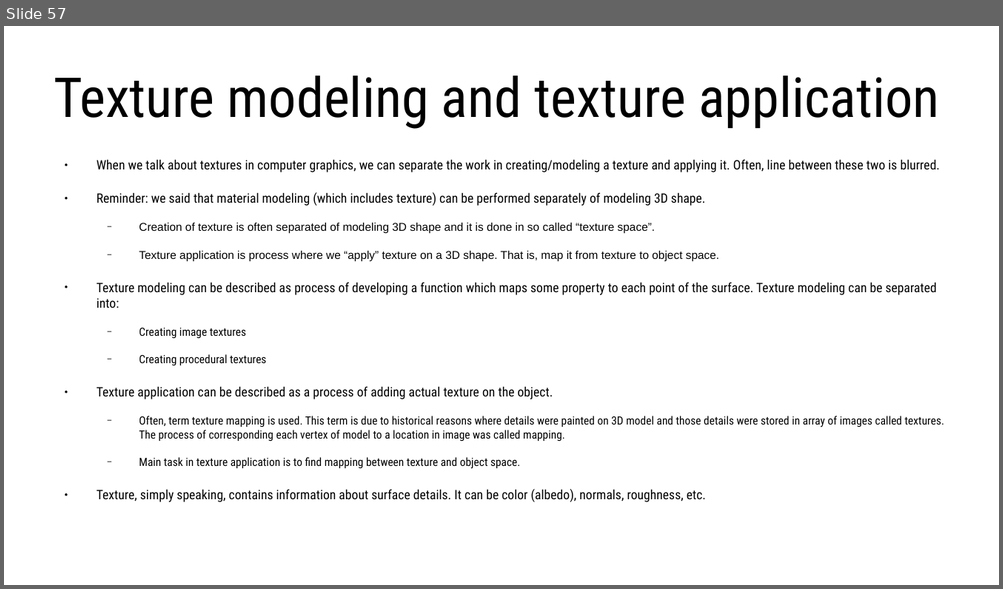
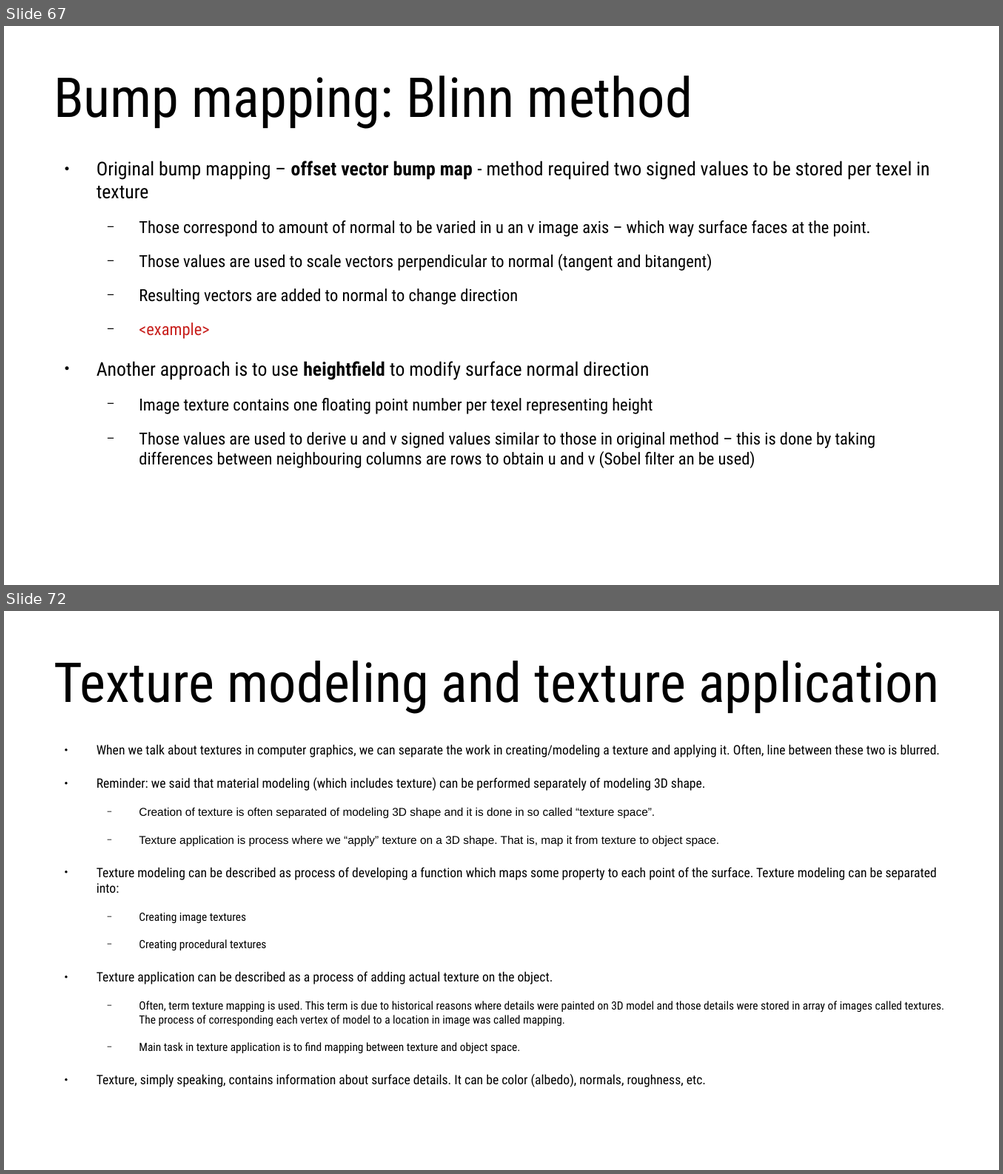
Before and after one commit to lorentzo/IntroductionToComputerGraphics, a slide deck: lectures/3_foundations_3d_scene/3_2_2_3D_models_material.odp. Shown one above the other, each under a label of ours: slide 57 before the commit, slides 67 and 72 after it; the slides between them are not shown. The pictures are 1003x589 and 1003x1174 pixels, drawn with LibreOffice and Linux fonts; fonts in the diff are those of the drawing. Boxes give left, top, right and bottom in pixels: in the first picture for what was removed or moved away, otherwise in the second. Text is boxed around its words. In the diff, an @@ line names an element or a change of style, - is before the commit and + after.

```diff
--- a/lectures/3_foundations_3d_scene/3_2_2_3D_models_material.odp
+++ b/lectures/3_foundations_3d_scene/3_2_2_3D_models_material.odp
@@ slide 67 added at (4,26,999,585), background #FFFFFF @@
@@ title added at (54,76,692,129), 44 pt, text #000000 @@
+Bump mapping: Blinn method
@@ text added at (96,161,929,469), 13.3 pt, text #000000 @@
+● Original bump mapping – offset vector bump map - method required two signed values to be stored per texel in texture
+  − Those correspond to amount of normal to be varied in u an v image axis – which way surface faces at the point.
+  − Those values are used to scale vectors perpendicular to normal (tangent and bitangent)
+  − Resulting vectors are added to normal to change direction
+  − <example>
+● Another approach is to use heightfield to modify surface normal direction
+  − Image texture contains one floating point number per texel representing height
+  − Those values are used to derive u and v signed values similar to those in original method – this is done by taking differences between neighbouring columns are rows to obtain u and v (Sobel filter an be used)
@@ what was slide 57 is now slide 72 @@
```
Also in this commit, not shown: 6 slides changed, 17 other slides added, 1 slide removed, 5 other files.
